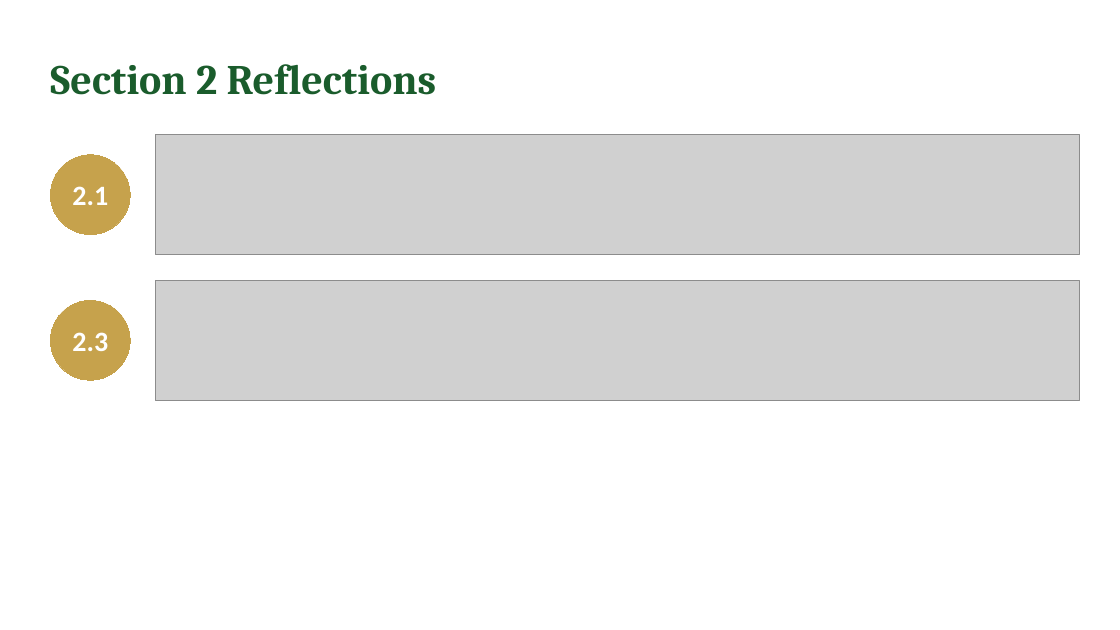
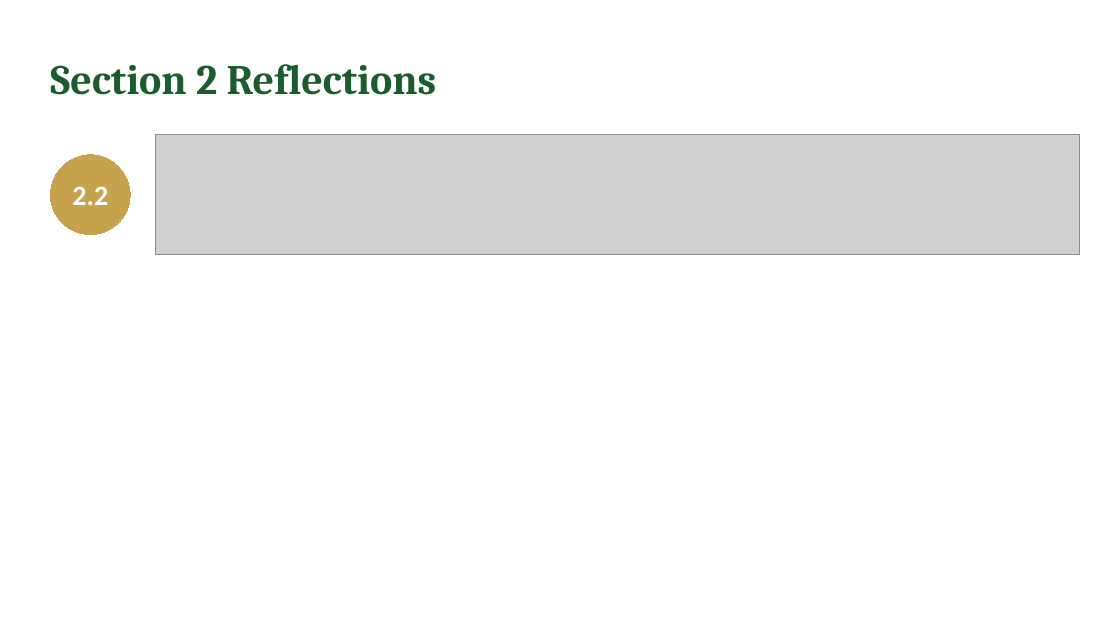
Before and after one commit to IBSL26/ibsl-platform, a slide deck: slide 14 of Unit decks/Unit 09 - Strategic Unclogging.pptx (slide 13 before the commit). Drawn at 1120x630 pixels with LibreOffice and Linux fonts; fonts in the diff are those of the drawing; grey boxes stand for pictures. Boxes give left, top, right and bottom in pixels: in the first picture for what was removed or moved away, otherwise in the second. Text is boxed around its words. In the diff, an @@ line names an element or a change of style, - is before the commit and + after.

```diff
--- a/Unit decks/Unit 09 - Strategic Unclogging.pptx
+++ b/Unit decks/Unit 09 - Strategic Unclogging.pptx
@@ text in ellipse at [72, 186, 108, 205]: text changed @@
-2.1
+2.2
@@ picture removed at [155, 280, 1080, 400] @@
@@ ellipse removed at [50, 301, 130, 381] @@
-2.3
```
Also in this commit, not shown: 14 other slides changed, 1 slide added, 12 other files.
